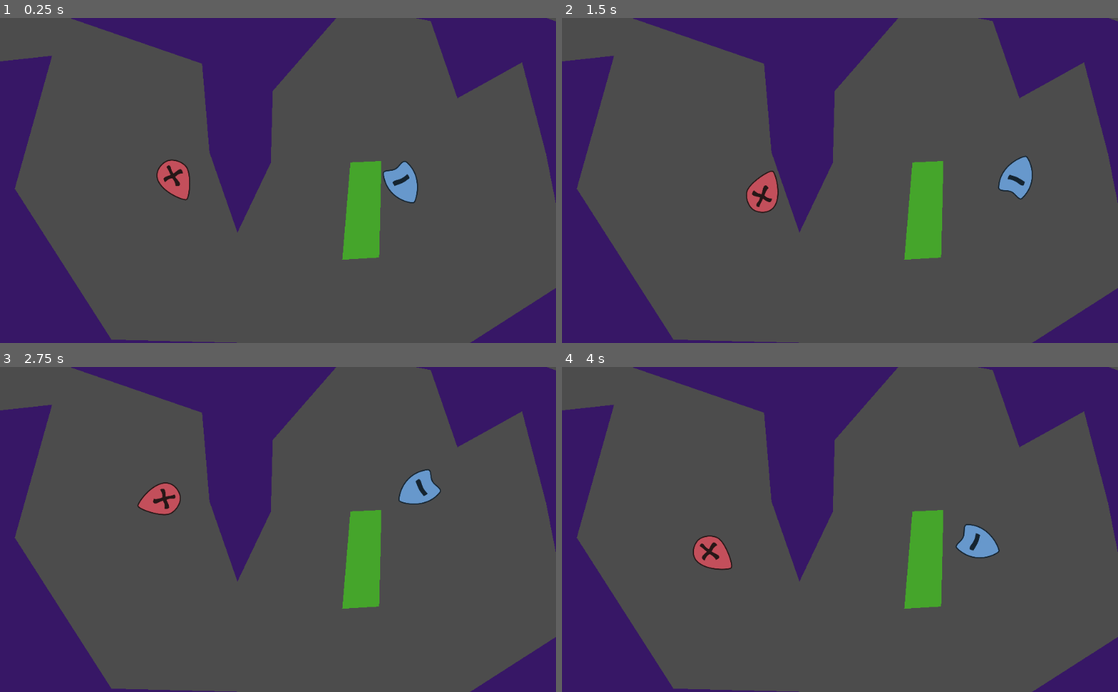
Above: before the commit, frames 1-4 (two rows, left to right).
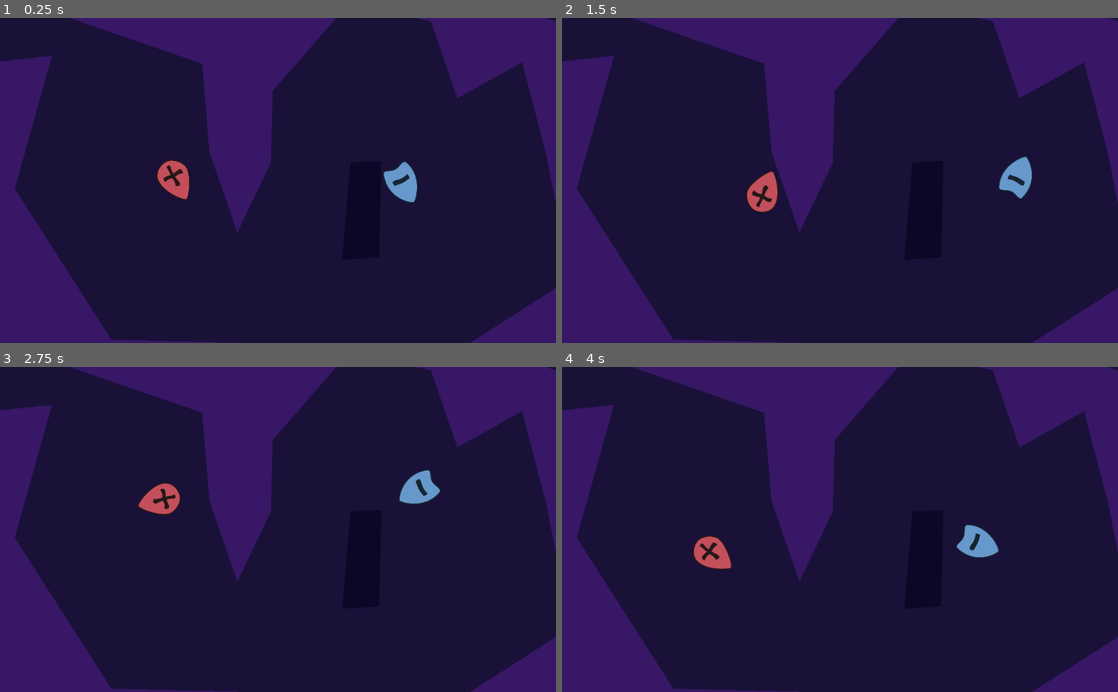
Above: after the commit, the same moments.

Repository: jacobabarbary/BooleanCircuit
Game: Godot game, scene res://main.tscn
Same seed, same stepped clock (60 frames per second), same inputs: the game is played once before the commit and once after it.
Inputs:
- Up to frame 1 (0.25 s): no input
- Up to frame 2 (1.5 s): tap S (Player2Action) at 0.6 s; tap Down (PlayerAction) at 1.35 s
- Up to frame 3 (2.75 s): tap S (Player2Action) at 2.1 s
- Up to frame 4 (4 s): tap Down (PlayerAction) at 2.85 s; tap S (Player2Action) at 3.6 s

The runs differ from the first frame. In frame 1, 75% of the frame differs, in the area x 0-100%, y 0-100%; in frame 2, 75%; in frame 3, 75%; in frame 4, 75%.

Commit message:
changed collors of things

Diff:
--- a/level/level_1.tscn
+++ b/level/level_1.tscn
@@ -26,4 +26,4 @@
 script = ExtResource( 1 )
 
 [node name="Polygon2D" type="Polygon2D" parent="Fence/CollisionPolygon2D"]
-color = Color( 0.27451, 0.65098, 0.172549, 1 )
+color = Color( 0.054902, 0.0313726, 0.156863, 1 )
--- a/main.tscn
+++ b/main.tscn
@@ -4,6 +4,9 @@
 [ext_resource path="res://agents/player/Player.tscn" type="PackedScene" id=4]
 
 [node name="main" type="Node2D"]
+
+[node name="Level" parent="." instance=ExtResource( 1 )]
+position = Vector2( 74.8919, -17.1883 )
 
 [node name="Positive" parent="." instance=ExtResource( 4 )]
 position = Vector2( 317.724, 277.091 )
@@ -12,6 +15,3 @@
 position = Vector2( 726.108, 283.553 )
 polaraty = 1
 player_number = 0
-
-[node name="Level" parent="." instance=ExtResource( 1 )]
-position = Vector2( 74.8919, -17.1883 )
--- a/project.godot
+++ b/project.godot
@@ -42,4 +42,5 @@
 
 [rendering]
 
+environment/default_clear_color=Color( 0.101961, 0.0705882, 0.223529, 1 )
 environment/default_environment="res://default_env.tres"
